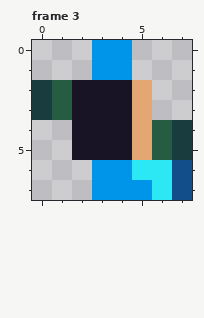
One commit to this pixel-art file: data/sprites/player.ase. The picture above is the old version.
8x8 pixels, 9 frames. Shown: frame 3. The commit also changed other frames, which this record leaves out.
After the commit:
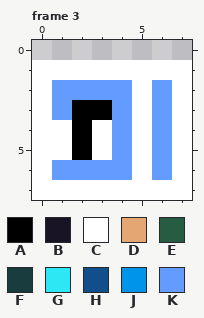
Palette (. is transparent): A #000000  B #181425  C #ffffff  D #e4a672  E #265c42  F #193c3e  G #2ce8f5  H #124e89  J #0095e9  K #639bff
Change:
Changed rows in their new state; - is an unchanged pixel.
Frame 3:
first column x 0:
0 ---..---
1 CCCCCCCC
2 CKKKKCKC
3 CKAAKCKC
4 CCACKCKC
5 CCACKCKC
6 CKKKKCKC
7 CCCCCCCC
